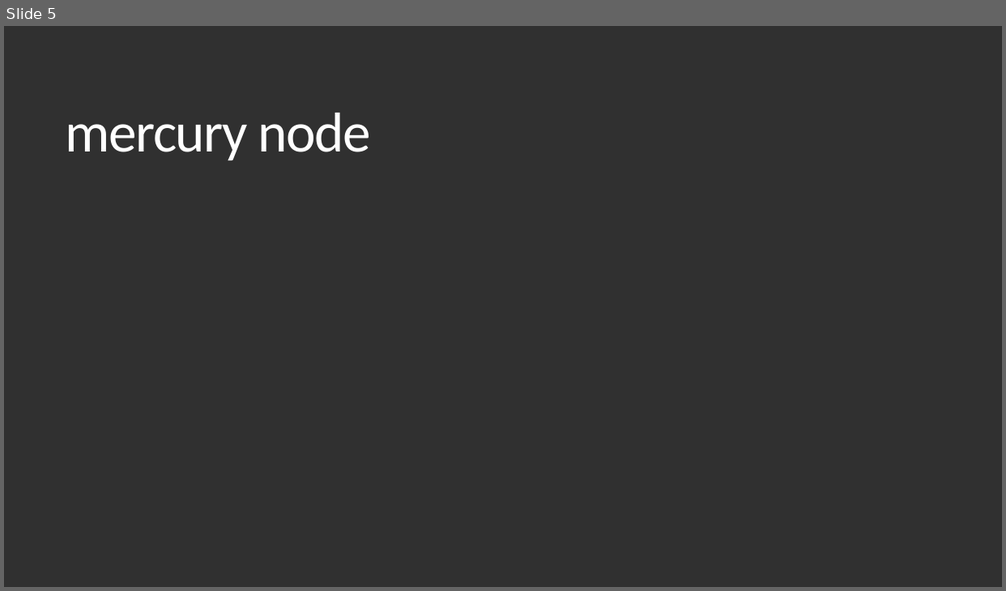
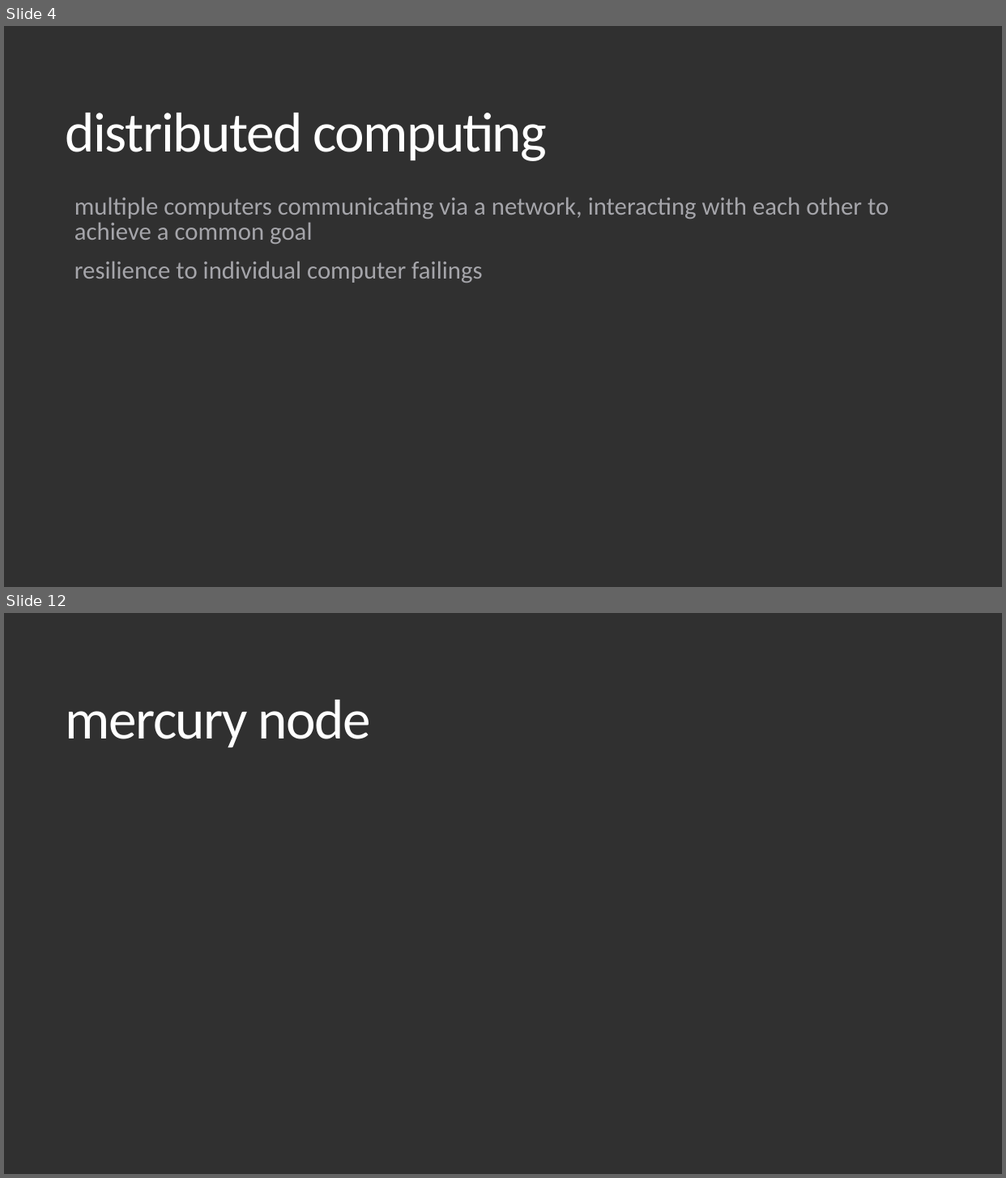
Before and after one commit to timothy-shields/code-mercury, a slide deck: Documents/introduction.pptx. Shown one above the other, each under a label of ours: slide 5 before the commit, slides 4 and 12 after it; the slides between them are not shown. The pictures are 1006x591 and 1006x1178 pixels, drawn with LibreOffice and Linux fonts; fonts in the diff are those of the drawing; grey boxes stand for pictures. Boxes give left, top, right and bottom in pixels: in the first picture for what was removed or moved away, otherwise in the second. Text is boxed around its words. In the diff, an @@ line names an element or a change of style, - is before the commit and + after.

```diff
--- a/Documents/introduction.pptx
+++ b/Documents/introduction.pptx
@@ slide 4 added at [4, 26, 1002, 587], background #303030 @@
@@ title added at [66, 113, 547, 161], 54 pt, text #FFFFFF @@
+distributed computing
@@ text added at [74, 197, 889, 283], 24 pt, text #A5A5AA @@
+  multiple computers communicating via a network, interacting with each other to achieve a common goal
+  resilience to individual computer failings
@@ what was slide 5 is now slide 12 @@
```
Also in this commit, not shown: 4 slides changed, 12 other slides added, 1 other file.
